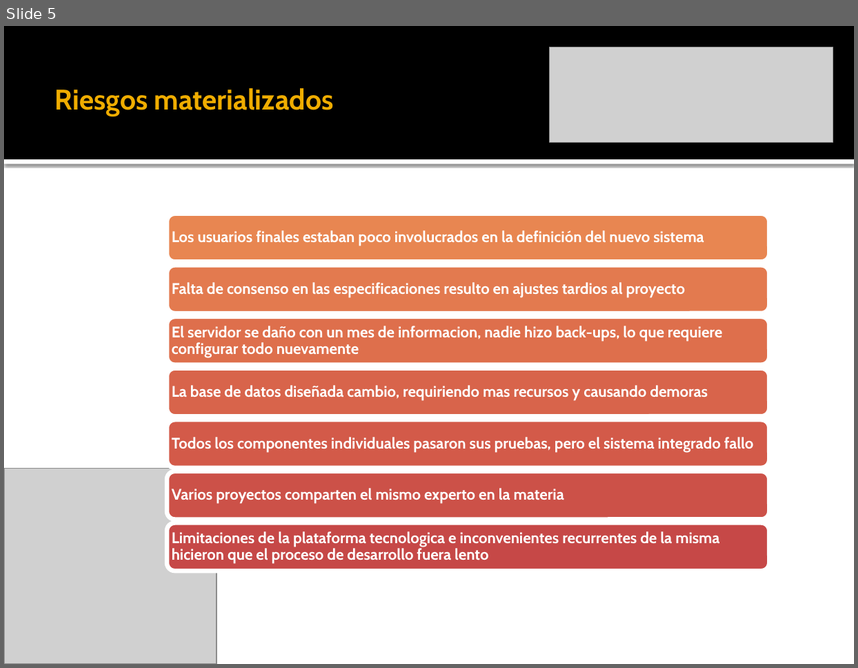
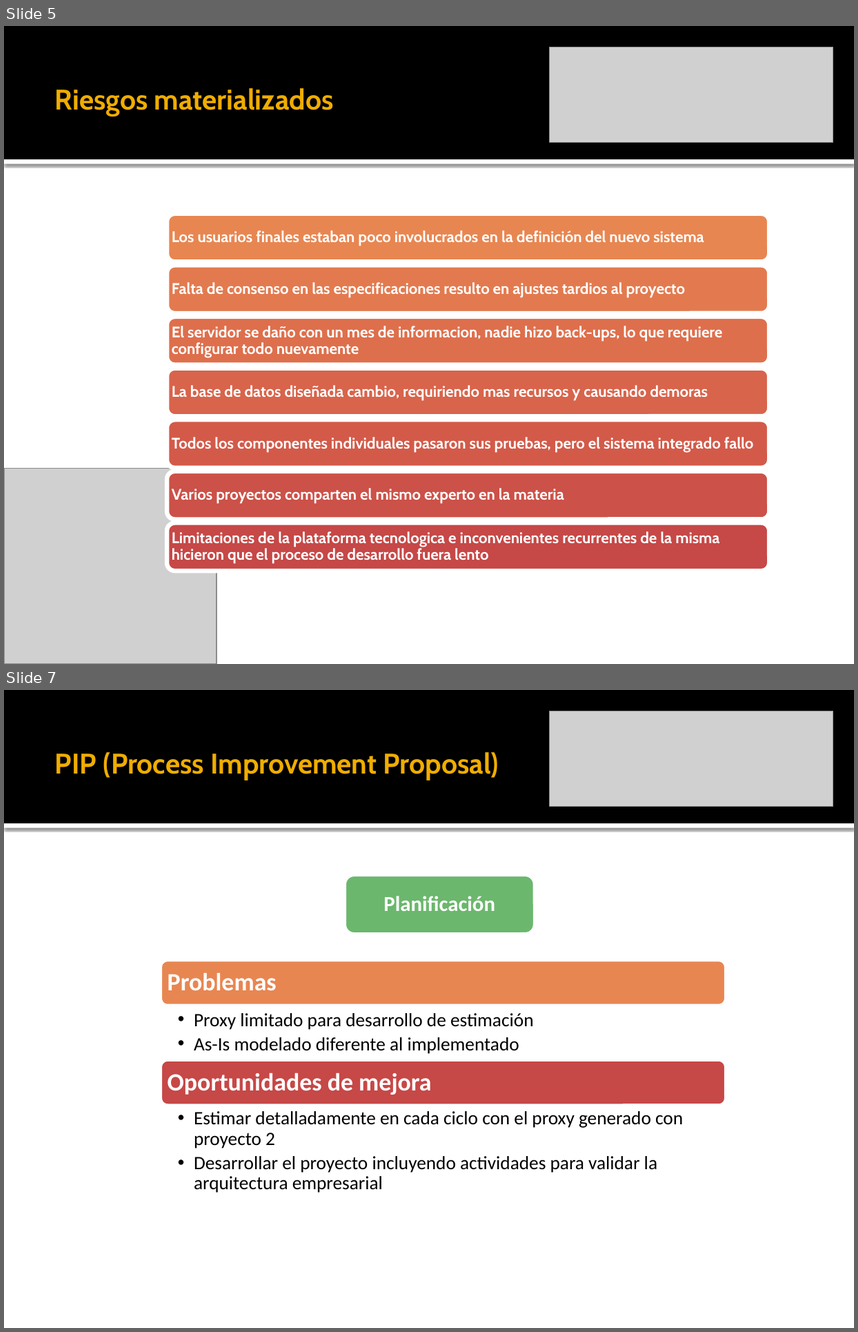
Before and after one commit to leseroth/ingenium-managment, a slide deck: CSOF5104 Mejoramiento de Procesos de Software/0806PostmortemProyectoECOS.pptx. Shown one above the other, each under a label of ours: slide 5 before the commit, slides 5 and 7 after it; the slides between them are not shown. The pictures are 858x668 and 858x1332 pixels, drawn with LibreOffice and Linux fonts; fonts in the diff are those of the drawing; grey boxes stand for pictures. Boxes give left, top, right and bottom in pixels: in the first picture for what was removed or moved away, otherwise in the second. Text is boxed around its words. In the diff, an @@ line names an element or a change of style, - is before the commit and + after.

```diff
--- a/CSOF5104 Mejoramiento de Procesos de Software/0806PostmortemProyectoECOS.pptx
+++ b/CSOF5104 Mejoramiento de Procesos de Software/0806PostmortemProyectoECOS.pptx
@@ slide 7 added at [4, 690, 854, 1328], background #FFFFFF; not listed: 2 template elements that a slide beside it also shows @@
@@ picture added at [550, 711, 833, 807] @@
@@ title added at [55, 752, 499, 780], 24 pt, text #F0AD00, bold @@
+PIP (Process Improvement Proposal)
@@ rounded rectangle added at [344, 874, 535, 935], fill #6BB76D, outline #FFFFFF 3.78 pt @@
@@ text added at [383, 896, 495, 911], 18 pt, text #FFFFFF, bold @@
+Planificación
@@ group added at [159, 960, 726, 1192]: 4 texts, 2 rounded rectangles @@
+Problemas
+  •• Proxy limitado para desarrollo de estimación
+  •• As-Is modelado diferente al implementado
+Oportunidades de mejora
+  •• Estimar detalladamente en cada ciclo con el proxy generado con proyecto 2
+  •• Desarrollar el proyecto incluyendo actividades para validar la arquitectura empresarial
```
Also in this commit, not shown: 1 slide changed, 3 other slides added, 1 slide removed.
